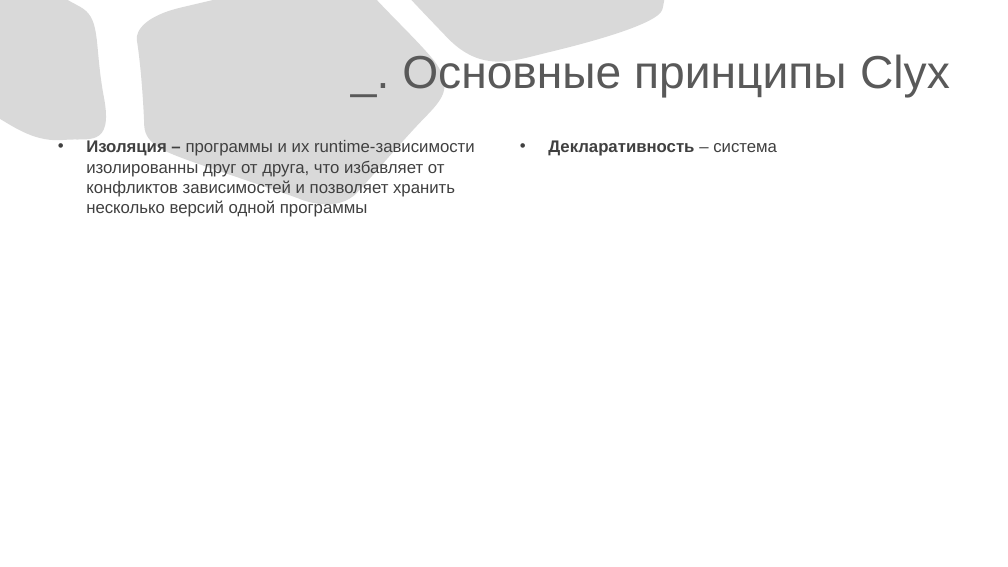
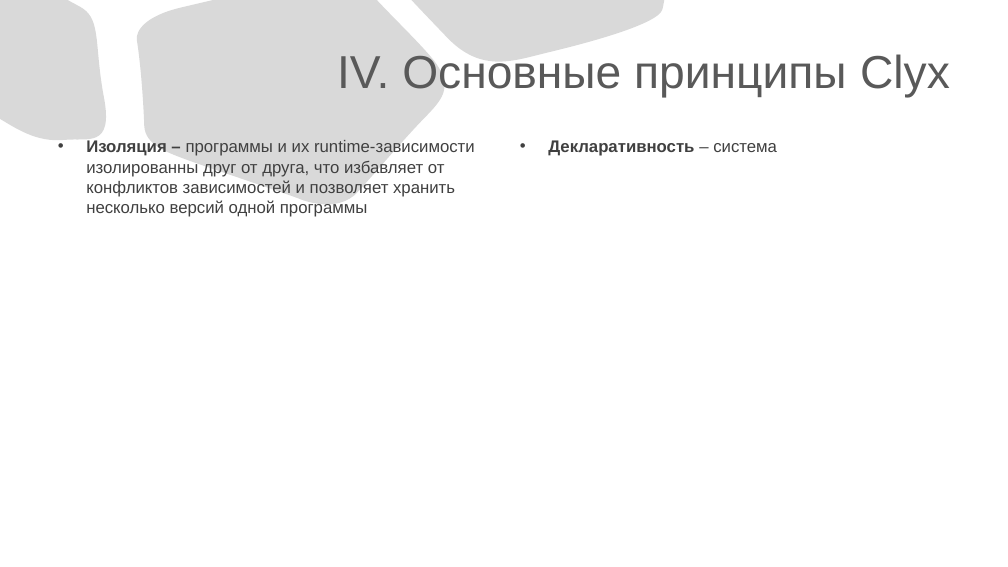
Before and after one commit to slawacats/clyx, a slide deck: slide 10 of ClyxOS.pptx (slide 3 before the commit). Drawn at 1008x567 pixels with LibreOffice and Linux fonts; fonts in the diff are those of the drawing. Boxes give left, top, right and bottom in pixels: in the first picture for what was removed or moved away, otherwise in the second. Text is boxed around its words. In the diff, an @@ line names an element or a change of style, - is before the commit and + after.

Commit message:
:D modified:   ClyxOS.pptx modified:   clyx.drawio

```diff
--- a/ClyxOS.pptx
+++ b/ClyxOS.pptx
@@ title at [337, 54, 950, 98]: text changed @@
-_. Основные принципы Clyx
+IV. Основные принципы Clyx
```
Also in this commit, not shown: 3 other slides changed, 4 slides added, 1 slide removed, 1 other file.
